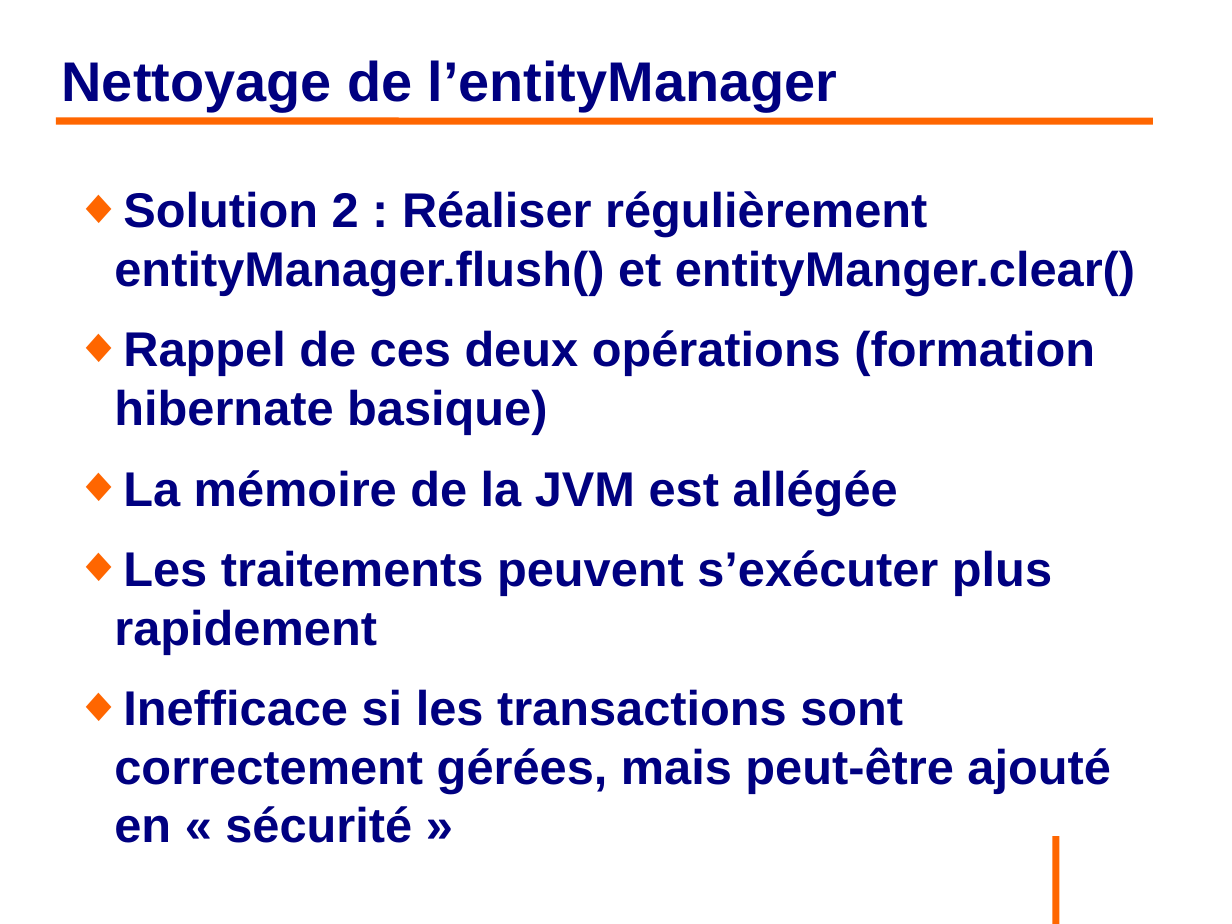
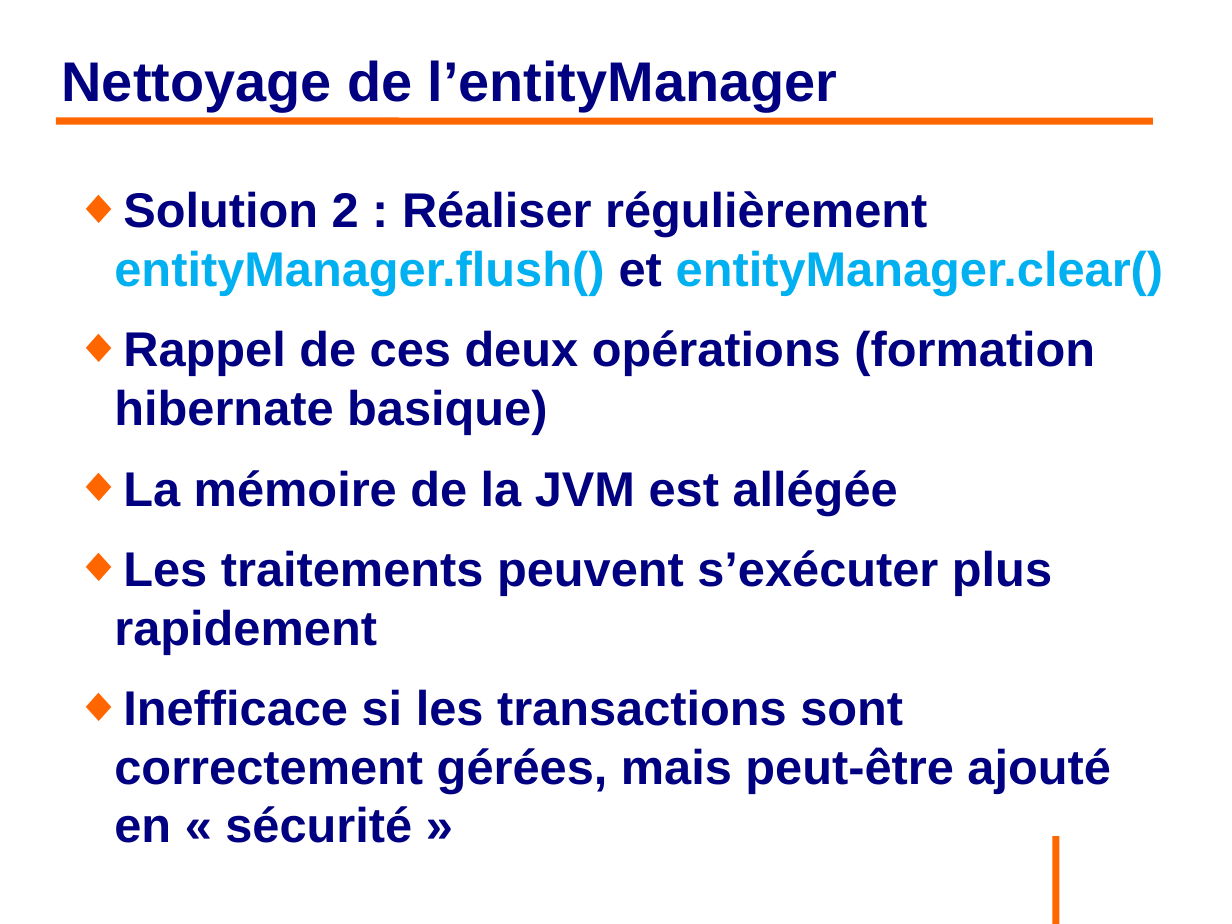
Before and after one commit to philphils/formation-hibernate-avancee, a slide deck: slide 16 of Documentation/diapo_formation_hibernate_avancee.odp. Drawn at 1232x924 pixels with LibreOffice and Linux fonts; fonts in the diff are those of the drawing; background and template pictures are left out. Boxes give left, top, right and bottom in pixels: in the first picture for what was removed or moved away, otherwise in the second. Text is boxed around its words. In the diff, an @@ line names an element or a change of style, - is before the commit and + after.

```diff
--- a/Documentation/diapo_formation_hibernate_avancee.odp
+++ b/Documentation/diapo_formation_hibernate_avancee.odp
@@ text at (114,191,1164,295): text changed; text colour #000080 to #00B0F0 @@
-◆ Solution 2 : Réaliser régulièrement entityManager.flush() et entityManger.clear()
+◆ Solution 2 : Réaliser régulièrement entityManager.flush() et entityManager.clear()
```
Also in this commit, not shown: 8 other slides changed.
